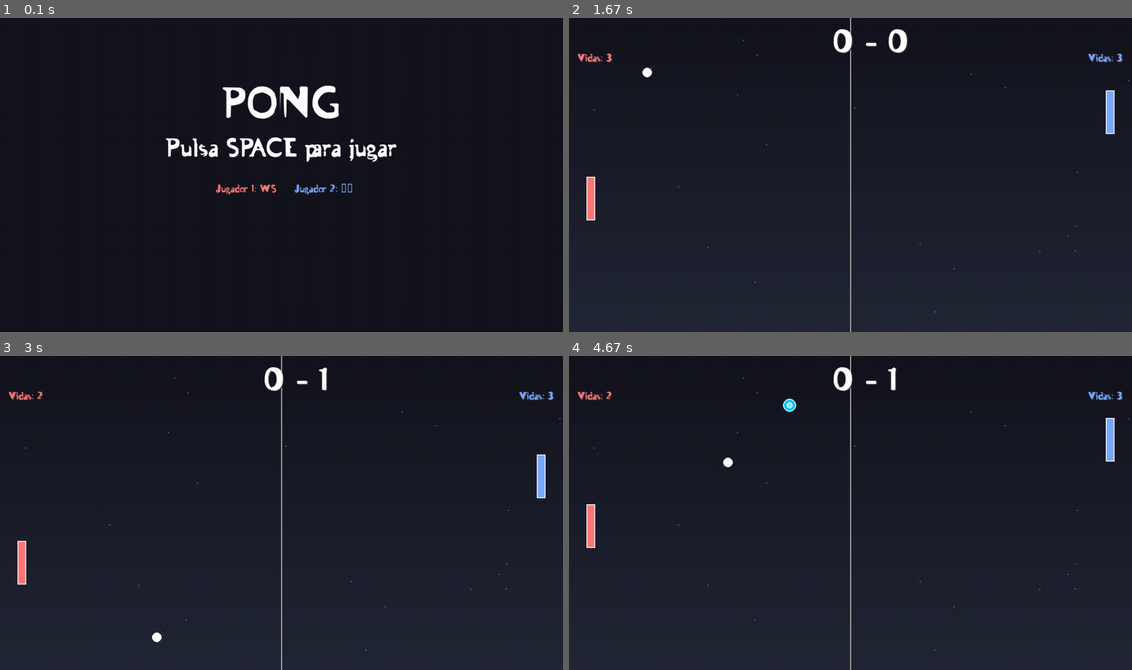
Above: before the commit, frames 1-4 (two rows, left to right).
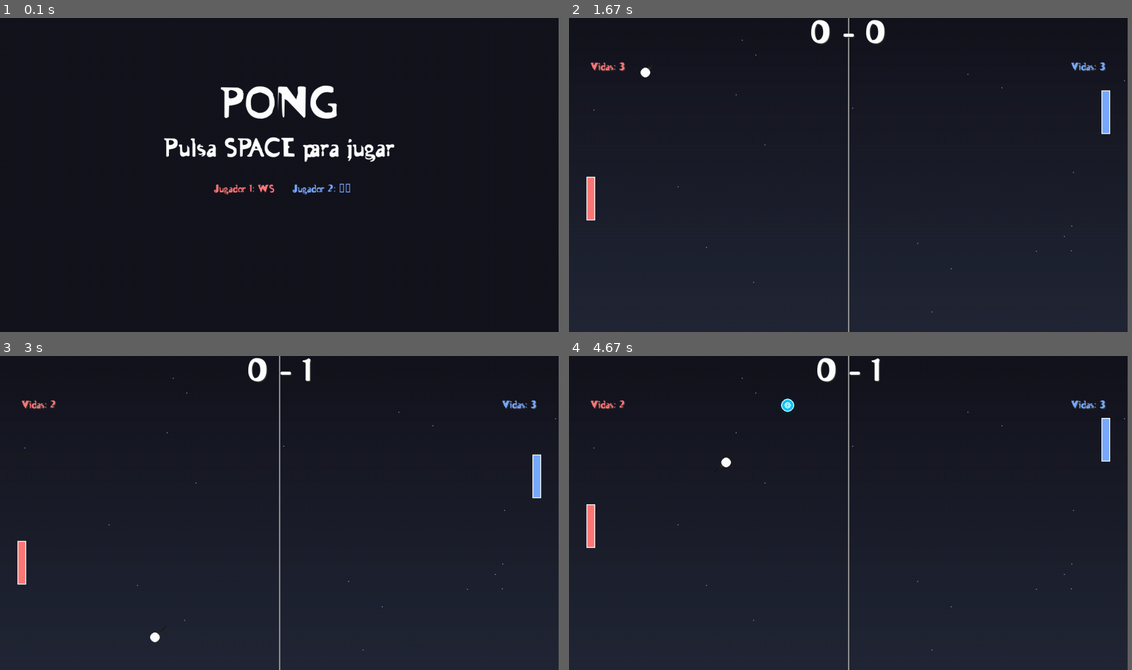
Above: after the commit, the same moments.

Repository: franjdaw/Juego-Ping-Pong-Pygame
Game: pygame game, started from main.py
Two runs of this game, one before a commit and one after it. Both use one fixed random seed, a clock stepped at 60 frames per second and the inputs below.
Inputs:
- Up to frame 1 (0.1 s): no input
- Up to frame 2 (1.67 s): tap Space at 0.33 s; hold Up 0.67-1.13 s; hold Down 1.17-1.47 s; hold S 1.17-1.47 s; hold Up from 1.5 s (still down); hold W from 1.5 s (still down)
- Up to frame 3 (3 s): release Up at 1.87 s; release W at 1.87 s; hold Down 1.9-2.27 s; hold S 1.9-2.27 s; hold Up 2.3-2.6 s; hold W 2.3-2.6 s; hold Down 2.63-2.93 s; hold S 2.63-2.93 s; hold Up from 2.97 s (still down); hold W from 2.97 s (still down)
- Up to frame 4 (4.67 s): release Up at 3.33 s; release W at 3.33 s; hold Down 3.37-3.73 s; hold S 3.37-3.73 s; hold Up 3.77-4.07 s; hold W 3.77-4.07 s; hold Down 4.1-4.4 s; hold S 4.1-4.4 s; hold Up from 4.43 s (still down); hold W from 4.43 s (still down)
In our replay, the window is 900x502 before the commit and 893x502 after it. These sizes can differ from the game's own. Grey fills any space a smaller window leaves; there, only what the larger window draws over its background counts as a difference.

The runs differ from the first frame. In frame 1, 2.1% of the frame differs, in the area x 29-71%, y 21-57%; in frame 2, 1.8%; in frame 3, 1.7%; in frame 4, 1.7%.

Commit message:
Resolucion del juego ajustada.

Diff:
--- a/juego.py
+++ b/juego.py
@@ -219,8 +219,13 @@
         sombra_color = (50, 50, 50)
         marcador_sombra = self.fuente_grande.render(f"{self.puntos1} - {self.puntos2}", True, sombra_color)
         marcador = self.fuente_grande.render(f"{self.puntos1} - {self.puntos2}", True, (255, 255, 255))
-        self.pantalla.blit(marcador_sombra, (self.ancho//2 - 40 + sombra_offset, 20 + sombra_offset))
-        self.pantalla.blit(marcador, (self.ancho//2 - 40, 20))
+
+        # Centrar el marcador perfectamente
+        marcador_rect = marcador.get_rect(center=(self.ancho//2, 40))
+        sombra_rect = marcador_sombra.get_rect(center=(self.ancho//2 + sombra_offset, 40 + sombra_offset))
+
+        self.pantalla.blit(marcador_sombra, sombra_rect)
+        self.pantalla.blit(marcador, marcador_rect)
 
         # Sistema de vidas con efecto de sombra
         vidas1_sombra = self.fuente_pequena.render(f"Vidas: {self.vidas1}", True, sombra_color)
@@ -228,10 +233,16 @@
         vidas1_texto = self.fuente_pequena.render(f"Vidas: {self.vidas1}", True, (255, 120, 120))
         vidas2_texto = self.fuente_pequena.render(f"Vidas: {self.vidas2}", True, (120, 170, 255))
 
-        self.pantalla.blit(vidas1_sombra, (20 + sombra_offset, 80 + sombra_offset))
-        self.pantalla.blit(vidas2_sombra, (self.ancho - 100 + sombra_offset, 80 + sombra_offset))
-        self.pantalla.blit(vidas1_texto, (20, 80))
-        self.pantalla.blit(vidas2_texto, (self.ancho - 100, 80))
+        # Posicionar vidas mejor para 1280x720
+        vidas1_rect = vidas1_texto.get_rect(topleft=(50, 100))
+        vidas2_rect = vidas2_texto.get_rect(topright=(self.ancho - 50, 100))
+        sombra1_rect = vidas1_sombra.get_rect(topleft=(50 + sombra_offset, 100 + sombra_offset))
+        sombra2_rect = vidas2_sombra.get_rect(topright=(self.ancho - 50 + sombra_offset, 100 + sombra_offset))
+
+        self.pantalla.blit(vidas1_sombra, sombra1_rect)
+        self.pantalla.blit(vidas2_sombra, sombra2_rect)
+        self.pantalla.blit(vidas1_texto, vidas1_rect)
+        self.pantalla.blit(vidas2_texto, vidas2_rect)
 
         pygame.display.flip()
 
--- a/main.py
+++ b/main.py
@@ -6,9 +6,9 @@
     pygame.mixer.init()
     pygame.mixer.music.load("assets/sounds/musica.mp3")
 
-    ancho, alto = 1289, 720
+    ancho, alto = 1280, 720
     pantalla = pygame.display.set_mode((ancho, alto))
-    pygame.display.set_caption("Pong con POO")
+    pygame.display.set_caption("Pong Parejas")
 
     juego = Juego(pantalla, ancho, alto)
     juego.iniciar()
